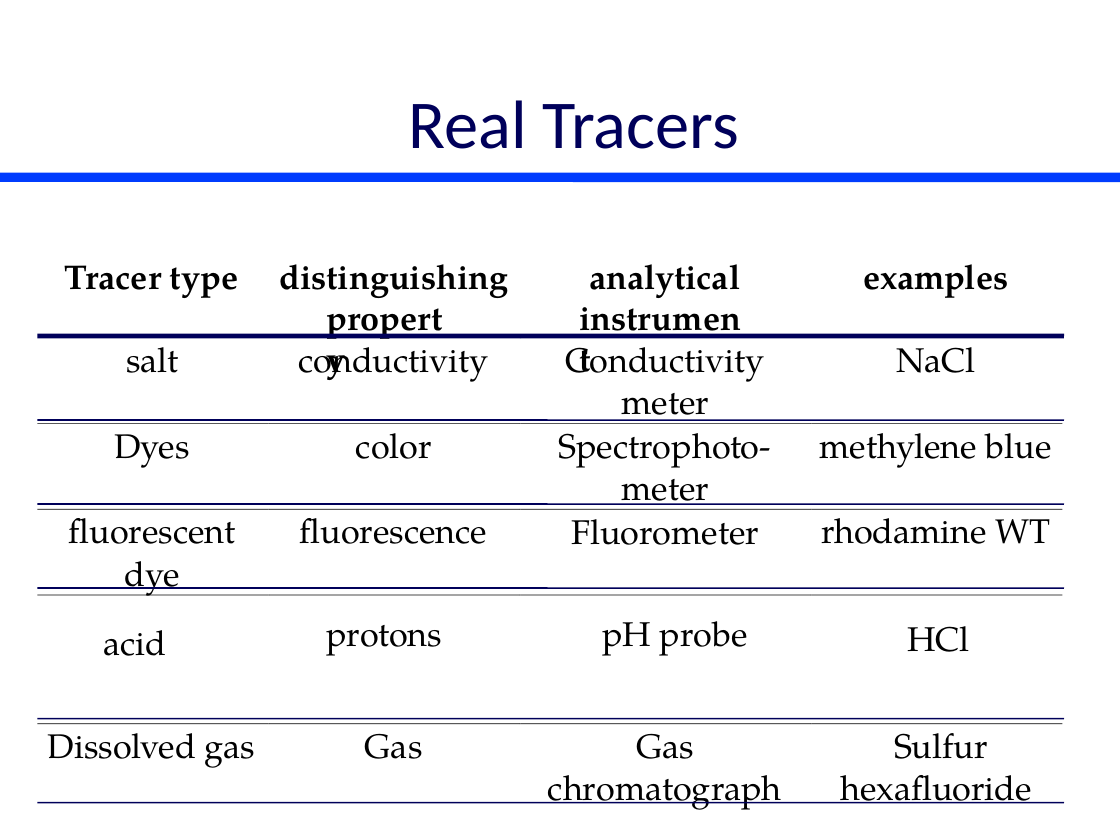
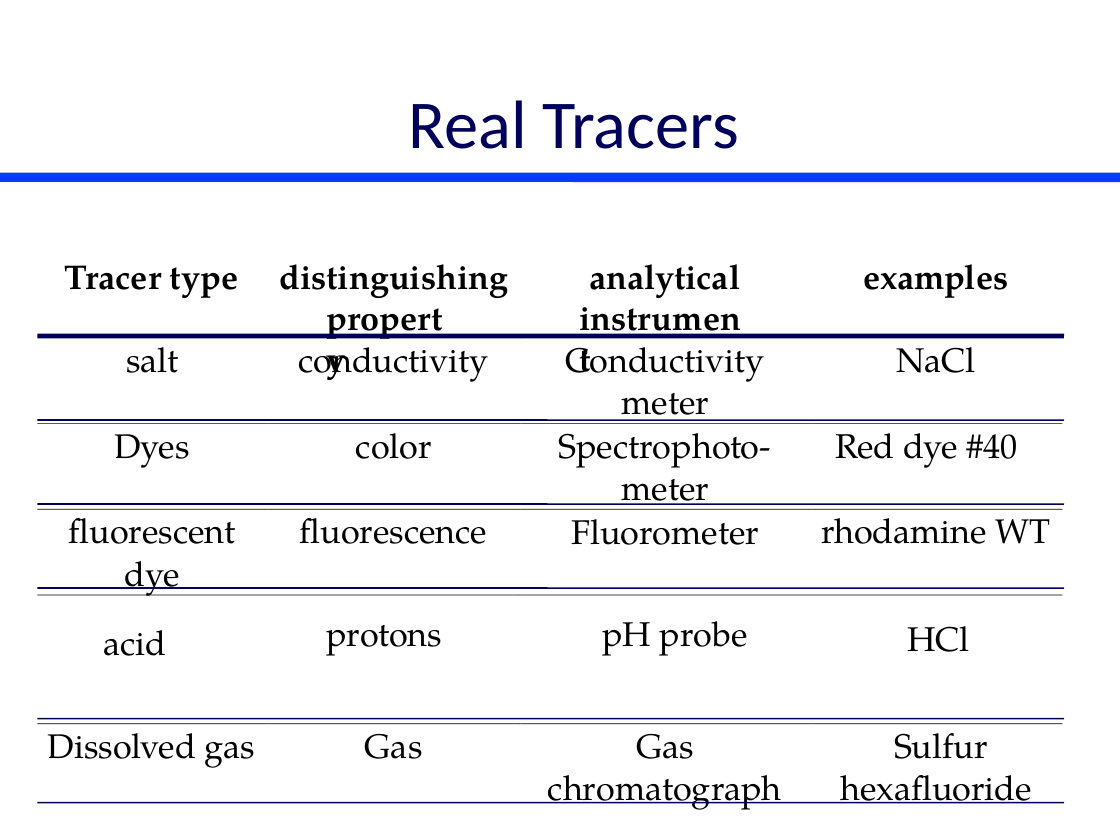
Before and after one commit to monroews/CEE4530, a slide deck: slide 20 of website/pptx/Reactors.pptx. Drawn at 1120x840 pixels with LibreOffice and Linux fonts; fonts in the diff are those of the drawing. Boxes give left, top, right and bottom in pixels: in the first picture for what was removed or moved away, otherwise in the second. Text is boxed around its words. In the diff, an @@ line names an element or a change of style, - is before the commit and + after.

```diff
--- a/website/pptx/Reactors.pptx
+++ b/website/pptx/Reactors.pptx
@@ text at box(835, 423, 1018, 468): text changed @@
-methylene blue
+Red dye #40
```
Also in this commit, not shown: 10 other slides changed, 1 slide removed, 1 other file.
